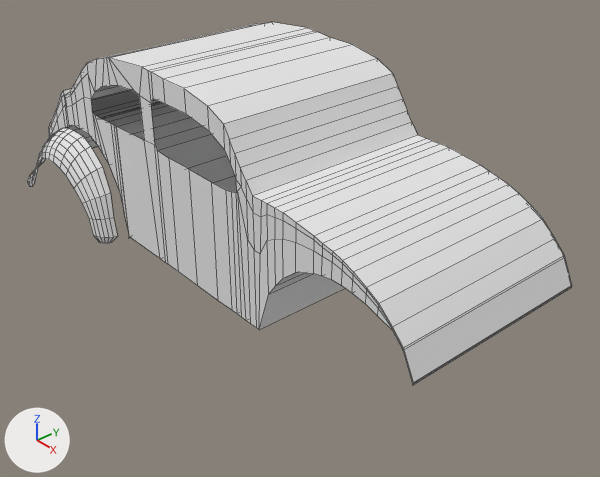
One commit to the Blender file Assets/Blender/blend/vosvos/vosvos.blend: the scene before it, then after it.
The view is the same before and after, from a 50 mm camera at (9.12, -7.17, 5.25) aimed at (0.69, 0.07, -1.01). The axes (+X, +Y, +Z) are drawn at lower left. The lights are the same throughout. Mesh edges are drawn as thin lines.
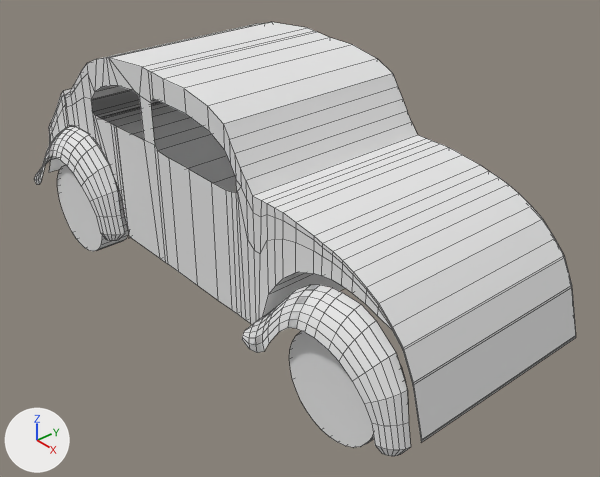
What differs and where, as boxes (x1, y1, x2, y2) in the pictures (600 x 477 px; the box of a moved part takes in the faces that stretch with it):
'Cube', reshaped (20% taller)
    before: (28, 22, 572, 385)
    after: (34, 22, 576, 456)
part 1 of me_cube, added
    after: (242, 285, 411, 456)
part 2 of me_cube, added
    after: (289, 331, 406, 447)
part 3 of me_cube, added
    after: (57, 165, 129, 251)
part 4 of me_cube, moved or reshaped
    before: (28, 113, 226, 243)
    after: (34, 113, 226, 241)
part 5 of me_cube, added
    after: (413, 285, 576, 442)

What the commit changed:
me_cube is used by ob_cube; location (0.0, 0.0, 0.0).
me_cube had 576 vertices, 533 faces, 1 loose edge and spanned x -4.68..4.46, y -2.08..1.52, z -1.48..1.67.
me_cube now has 1469 vertices, 1247 faces, 3 loose edges and spans x -4.68..4.65, y -1.95..1.95, z -2.12..1.67.
me_cube part 1: a new loose piece of 210 vertices spanning x 1.64..4.56, y -1.95..-1.49, z -1.59..-0.04, in mat_material (its picture is missing).
me_cube part 2: a new loose piece of 64 vertices spanning x 2.54..4.1, y -1.7..-1.17, z -2.12..-0.55, in mat_material (its picture is missing).
me_cube part 3: a new loose piece of 64 vertices spanning x -3.8..-2.24, y -1.75..-1.22, z -2.11..-0.55, in mat_material (its picture is missing).
me_cube part 4: 1 vertex moved within x -2.15, y -1.52, z -0.28; 215 vertices removed from x -4.68..-1.77, y -2.08..1.52, z -1.48..0.06; 214 vertices added at x -4.68..-1.77, y -1.95..1.54, z -1.48..0.06.
me_cube part 5: 8 vertices added at x 4.65, y -1.52..1.52, z -1.37..-1.33.
